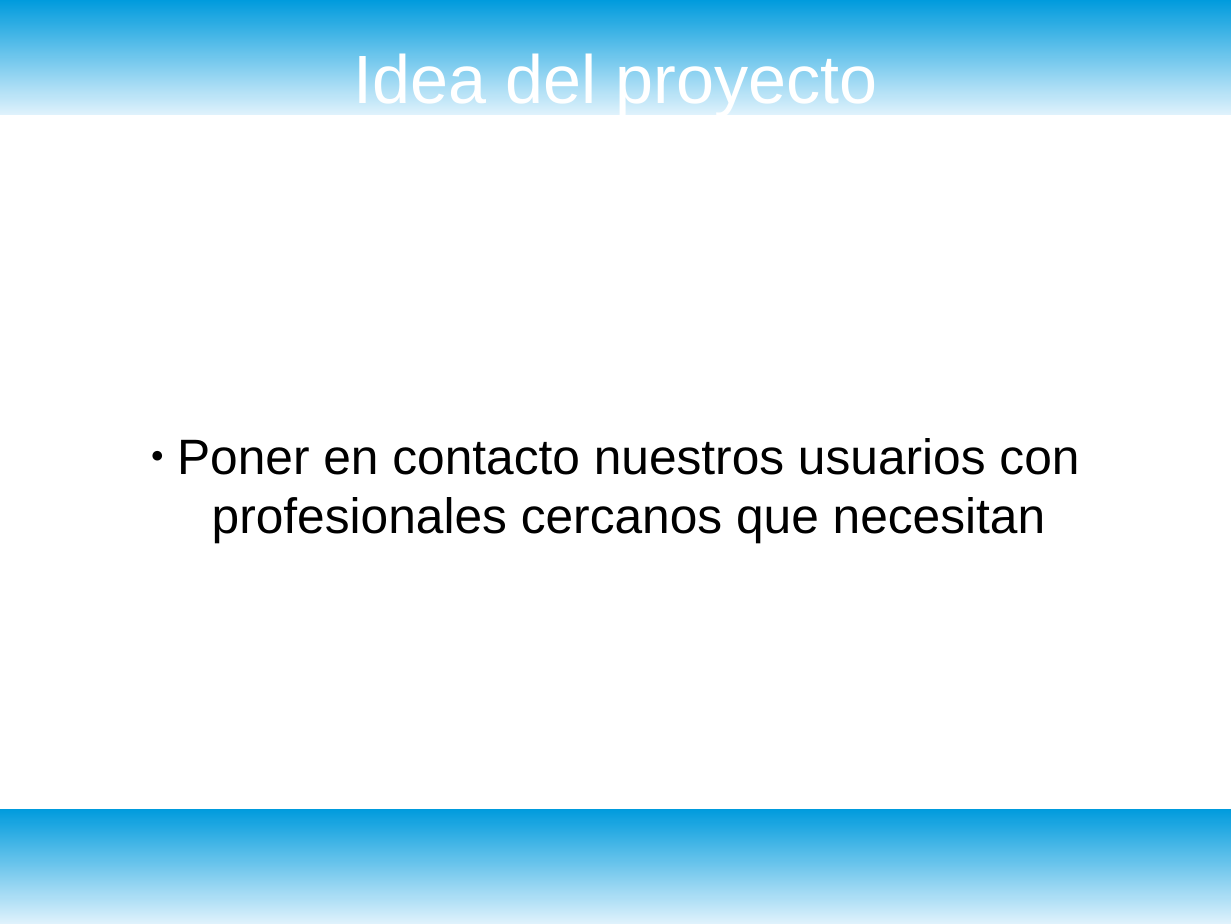
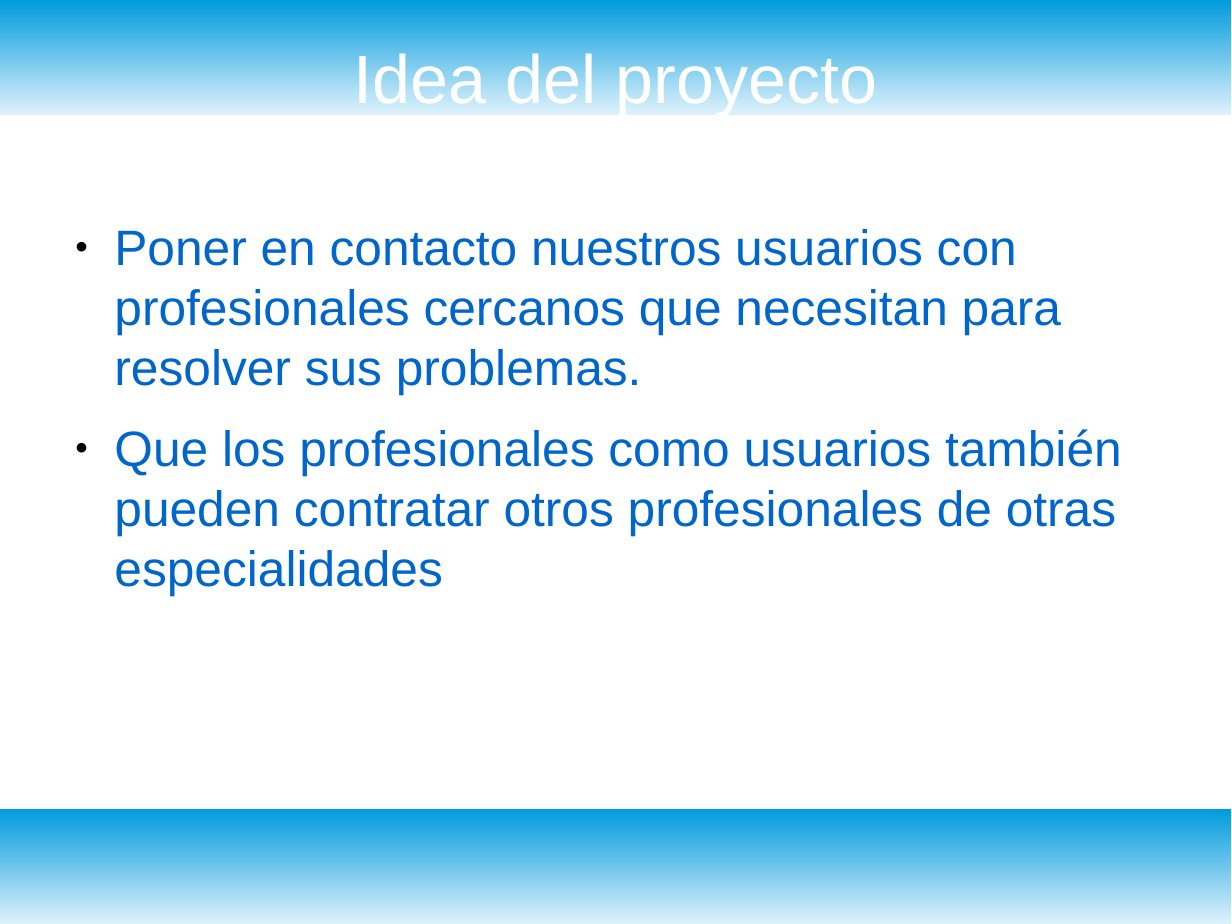
Before and after one commit to bugtamer/WorkerApp2, a slide deck: slide 2 of doc/presentación.odp. Drawn at 1232x924 pixels with LibreOffice and Linux fonts; fonts in the diff are those of the drawing. Boxes give left, top, right and bottom in pixels: in the first picture for what was removed or moved away, otherwise in the second. Text is boxed around its words. In the diff, an @@ line names an element or a change of style, - is before the commit and + after.

```diff
--- a/doc/presentación.odp
+++ b/doc/presentación.odp
@@ text "Poner en contacto nuestros usuarios ..." at (114,229,1122,595): vertical alignment middle to top @@
@@ text at (114,229,1122,595): text changed; text colour #000000 to #0066CC @@
-● Poner en contacto nuestros usuarios con profesionales cercanos que necesitan
+● Poner en contacto nuestros usuarios con profesionales cercanos que necesitan para resolver sus problemas.
+● Que los profesionales como usuarios también pueden contratar otros profesionales de otras especialidades
```
Also in this commit, not shown: 1 other slide changed, 7 slides added, 18 other files.
